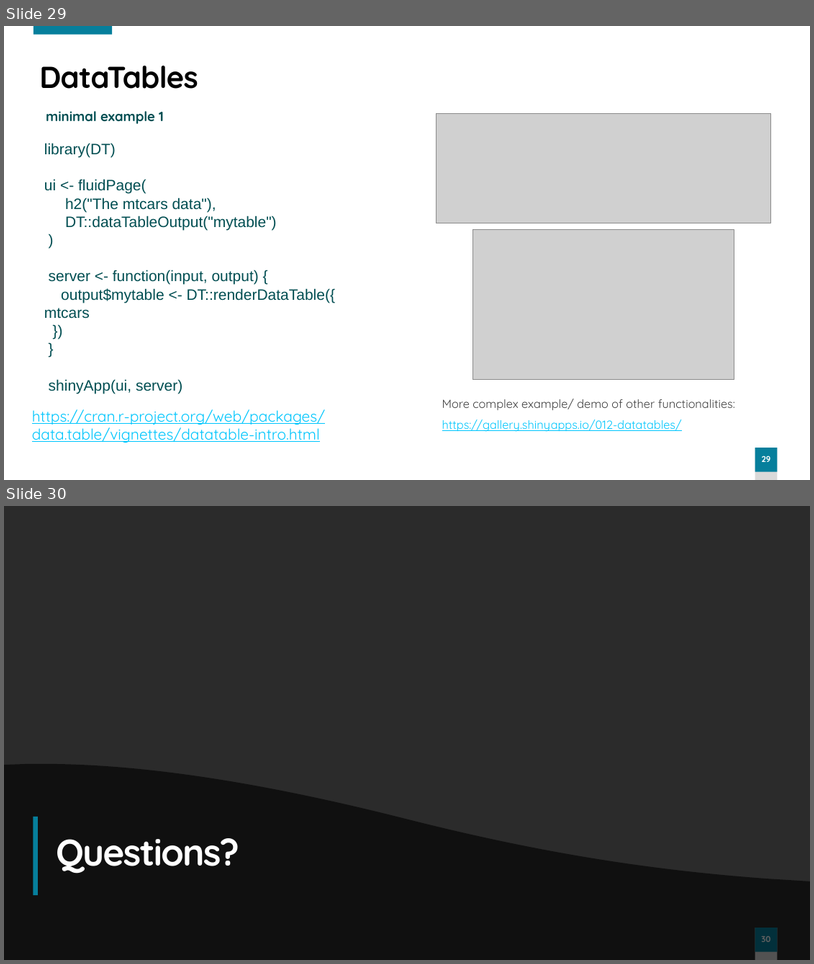
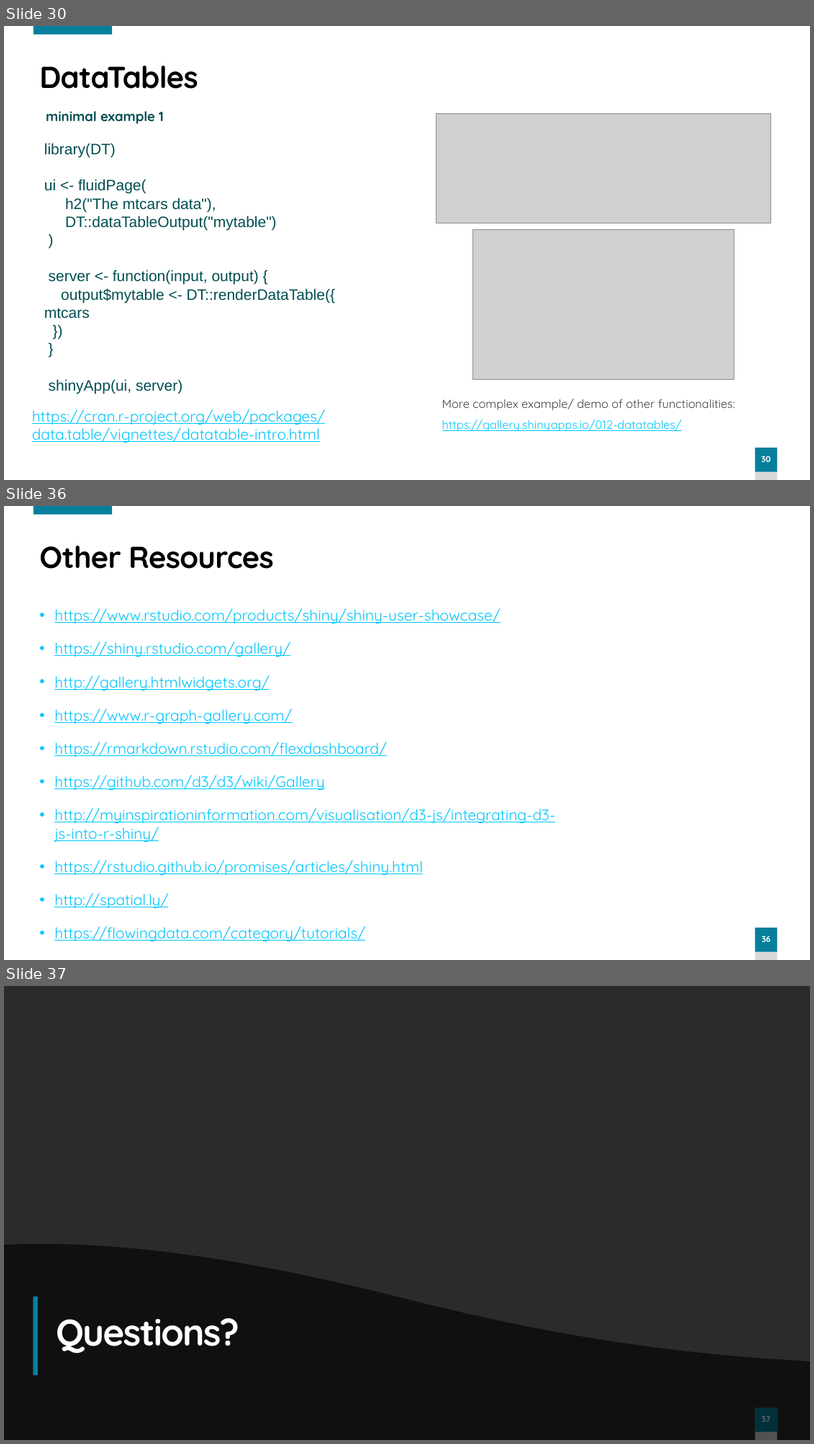
Before and after one commit to sshawna/Shiny_workshop, a slide deck: Session 3/Shiny workshop - session 3.pptx. Shown one above the other, each under a label of ours: slides 29 and 30 before the commit, slides 30, 36 and 37 after it; the slides between them are not shown. The pictures are 814x964 and 814x1444 pixels, drawn with LibreOffice and Linux fonts; fonts in the diff are those of the drawing; grey boxes stand for pictures; background and template pictures are left out; a plain dark background stands for a picture behind light text. Boxes give left, top, right and bottom in pixels: in the first picture for what was removed or moved away, otherwise in the second. Text is boxed around its words. In the diff, an @@ line names an element or a change of style, - is before the commit and + after.

```diff
--- a/Session 3/Shiny workshop - session 3.pptx
+++ b/Session 3/Shiny workshop - session 3.pptx
@@ slide 36 added at (4,506,810,960), background #FFFFFF; not listed: 3 template elements that a slide beside it also shows @@
@@ title added at (39,546,274,569), 36 pt, text #000000, bold @@
+Other Resources
@@ text added at (54,608,556,942), 18 pt, text #01C6FD, underline @@
+• https://www.rstudio.com/products/shiny/shiny-user-showcase/
+• https://shiny.rstudio.com/gallery/
+• http://gallery.htmlwidgets.org/
+• https://www.r-graph-gallery.com/
+• https://rmarkdown.rstudio.com/flexdashboard/
+• https://github.com/d3/d3/wiki/Gallery
+• http://myinspirationinformation.com/visualisation/d3-js/integrating-d3-js-into-r-shiny/
+• https://rstudio.github.io/promises/articles/shiny.html
+• http://spatial.ly/
+• https://flowingdata.com/category/tutorials/
@@ what was slide 29 is now slide 30 @@
@@ page number at (761,455,771,462): text changed @@
-29
+30
@@ what was slide 30 is now slide 37 @@
@@ page number at (762,1416,772,1422): text changed @@
-30
+37
```
Also in this commit, not shown: 2 slides changed, 5 other slides added, 35 other files.
